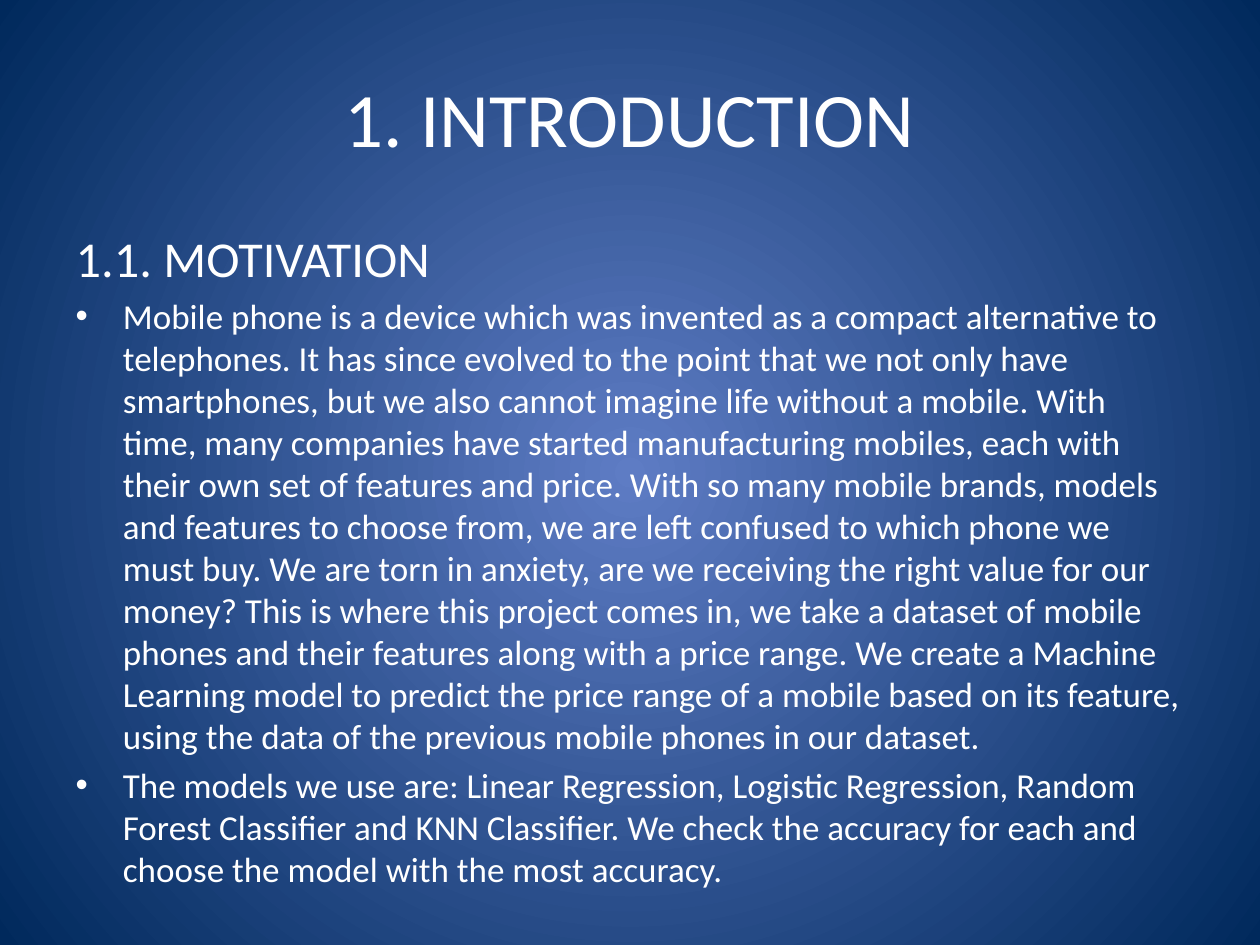
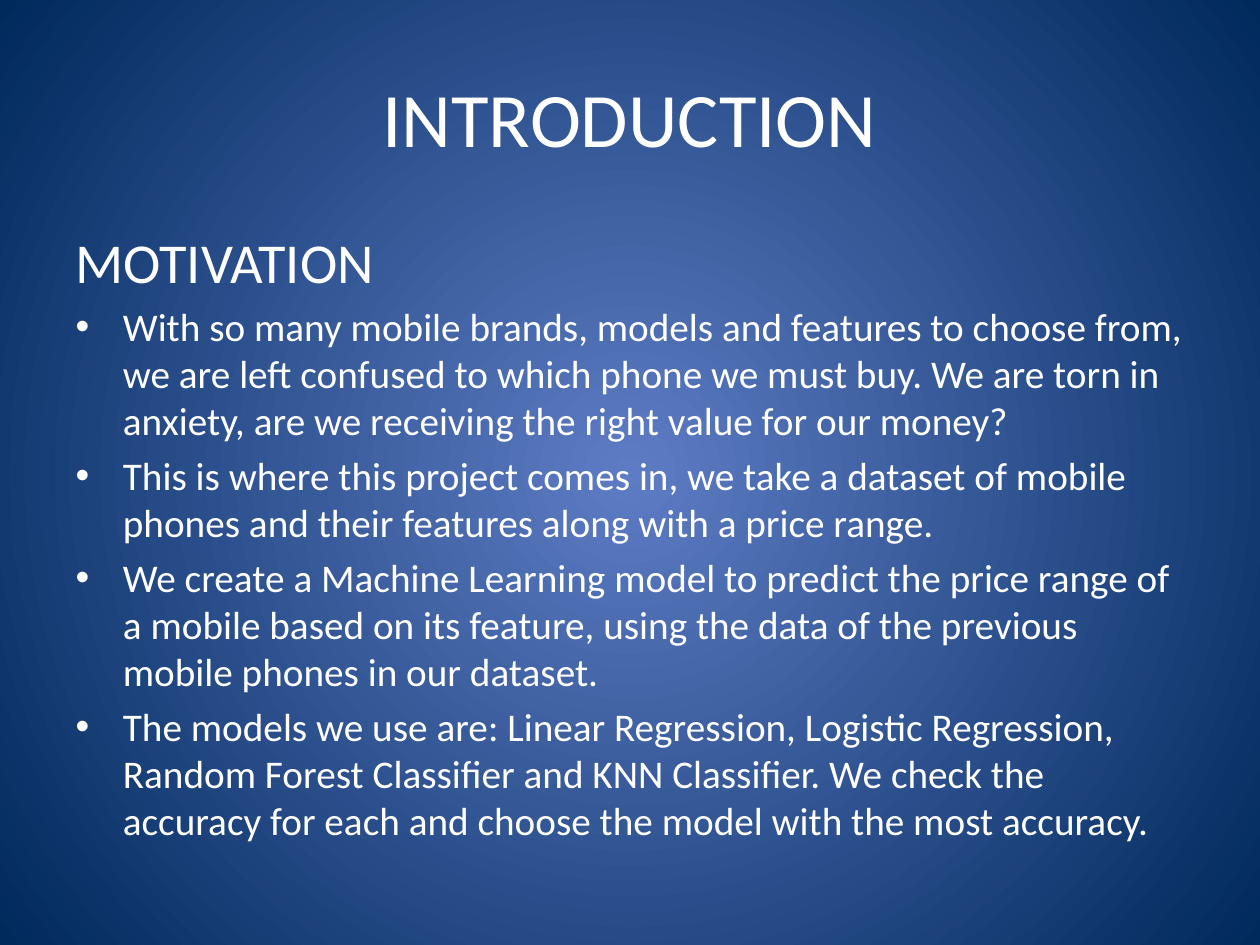
Before and after one commit to debjitg97/Mobile-Price-Classifier, a slide deck: slide 3 of Mobile Price Prediction Using KNN Classifier.pptx. Drawn at 1260x945 pixels with LibreOffice and Linux fonts; fonts in the diff are those of the drawing. Boxes give left, top, right and bottom in pixels: in the first picture for what was removed or moved away, otherwise in the second. Text is boxed around its words. In the diff, an @@ line names an element or a change of style, - is before the commit and + after.

```diff
--- a/Mobile Price Prediction Using KNN Classifier.pptx
+++ b/Mobile Price Prediction Using KNN Classifier.pptx
@@ title at (383,97,877,148): text changed @@
-1. INTRODUCTION
+INTRODUCTION
@@ text at (76,246,1182,693): text changed; size 20 to 22.4 pt @@
-1.1. MOTIVATION
-• Mobile phone is a device which was invented as a compact alternative to telephones. It has since evolved to the point that we not only have smartphones, but we also cannot imagine life without a mobile. With time, many companies have started manufacturing mobiles, each with their own set of features and price. With so many mobile brands, models and features to choose from, we are left confused to which phone we must buy. We are torn in anxiety, are we receiving the right value for our money? This is where this project comes in, we take a dataset of mobile phones and their features along with a price range. We create a Machine Learning model to predict the price range of a mobile based on its feature, using the data of the previous mobile phones in our dataset.
+MOTIVATION
+• With so many mobile brands, models and features to choose from, we are left confused to which phone we must buy. We are torn in anxiety, are we receiving the right value for our money?
+• This is where this project comes in, we take a dataset of mobile phones and their features along with a price range.
+• We create a Machine Learning model to predict the price range of a mobile based on its feature, using the data of the previous mobile phones in our dataset.
@@ text at (123,713,1148,842): size 20 to 22.4 pt in "The models we use are: Linear Regression, ..." @@
```
Also in this commit, not shown: 22 other slides changed.
